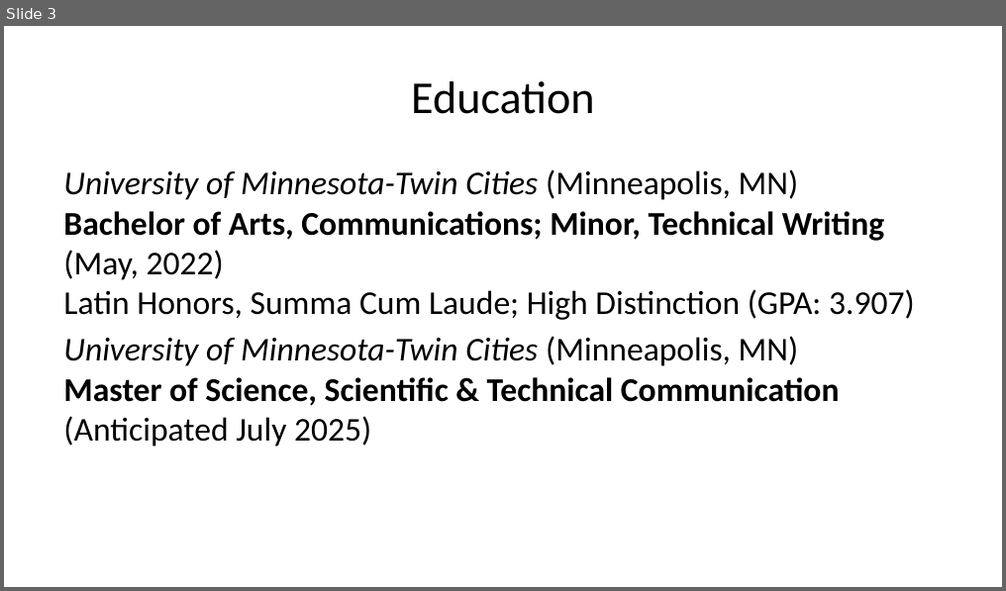
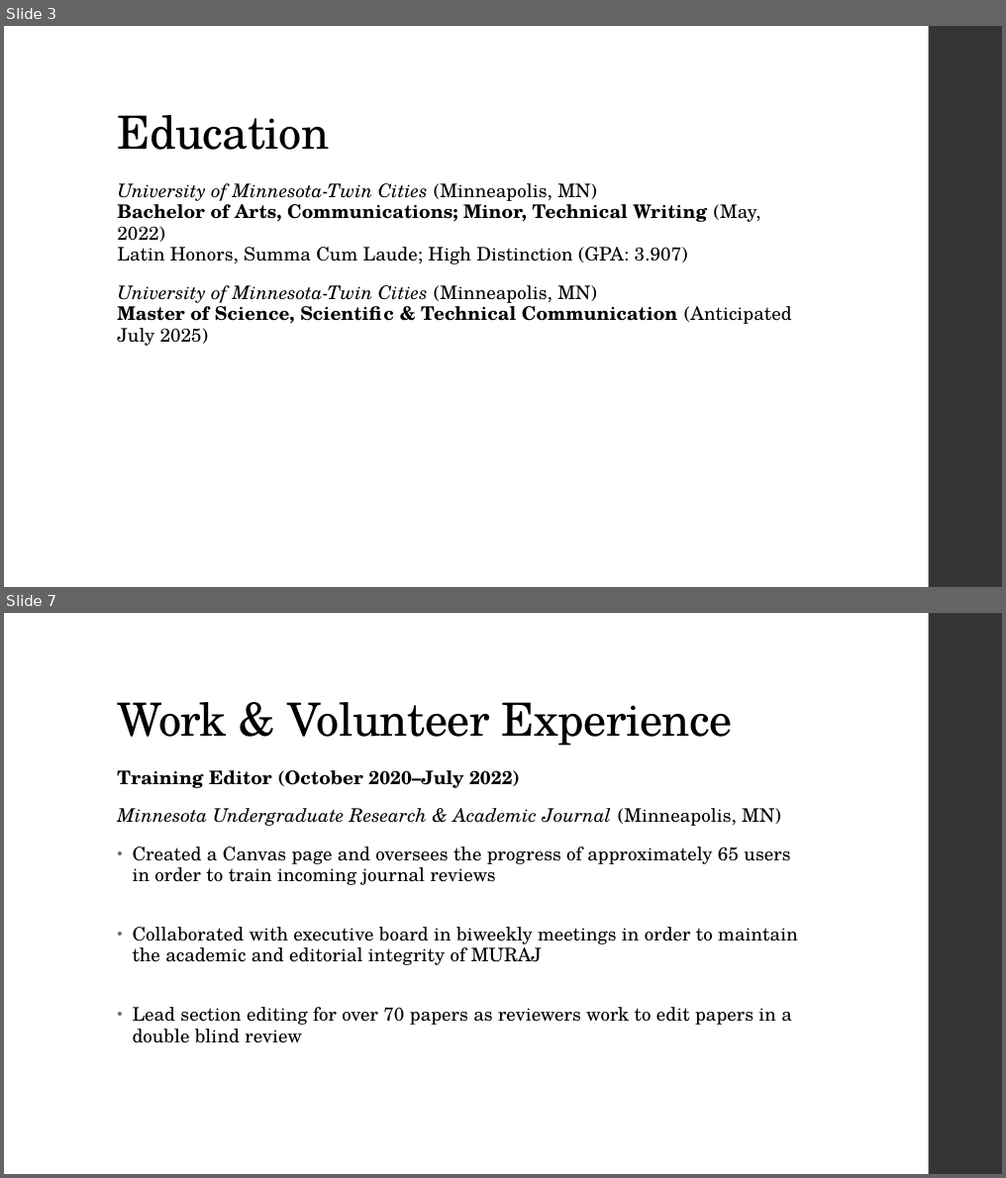
Before and after one commit to vtadlock77/tc2_Tadlock, a slide deck: docs/resume.pptx. Shown one above the other, each under a label of ours: slide 3 before the commit, slides 3 and 7 after it; the slides between them are not shown. The pictures are 1006x591 and 1006x1178 pixels, drawn with LibreOffice and Linux fonts; fonts in the diff are those of the drawing. Boxes give left, top, right and bottom in pixels: in the first picture for what was removed or moved away, otherwise in the second. Text is boxed around its words. In the diff, an @@ line names an element or a change of style, - is before the commit and + after.

```diff
--- a/docs/resume.pptx
+++ b/docs/resume.pptx
@@ slide 7 added at box(4, 613, 1002, 1174), background #FFFFFF; not listed: 1 template element that a slide beside it also shows @@
@@ title added at box(117, 702, 733, 746), 33 pt, text #000000 @@
+Work & Volunteer Experience
@@ text added at box(117, 770, 798, 1044), 13.5 pt, text #000000 @@
+Training Editor (October 2020–July 2022)
+Minnesota Undergraduate Research & Academic Journal (Minneapolis, MN)
+• Created a Canvas page and oversees the progress of approximately 65 users in order to train incoming journal reviews
+• Collaborated with executive board in biweekly meetings in order to maintain the academic and editorial integrity of MURAJ
+• Lead section editing for over 70 papers as reviewers work to edit papers in a double blind review
@@ slide 3 changed as well @@
@@ rectangle added at box(928, 26, 1002, 586), fill #353537 @@
@@ title "Education": place and size @@
-title "Education" at box(411, 81, 595, 114)
+title "Education" at box(117, 115, 329, 150)
@@ title "Education" at box(117, 115, 329, 150): font Calibri to TeX Gyre Schola, letter spacing 0 to -0.4 pt; alignment centre to left; line spacing 1 to 0.9; vertical alignment middle to bottom @@
@@ text "University of Minnesota-Twin Cities (Minneapolis, ...": place and size @@
-text "University of Minnesota-Twin Cities (Minneapolis, ..." at box(63, 170, 915, 447)
+text "University of Minnesota-Twin Cities (Minneapolis, ..." at box(117, 183, 792, 346)
@@ text "University of Minnesota-Twin Cities (Minneapolis, ..." at box(117, 183, 792, 346): size 24 to 13.5 pt, font Calibri to TeX Gyre Schola, letter spacing 0 to 0.1 pt; line spacing 1 to 0.95; more space between paragraphs @@
```
Also in this commit, not shown: 4 other slides changed, 2 other slides added, 16 other files.
